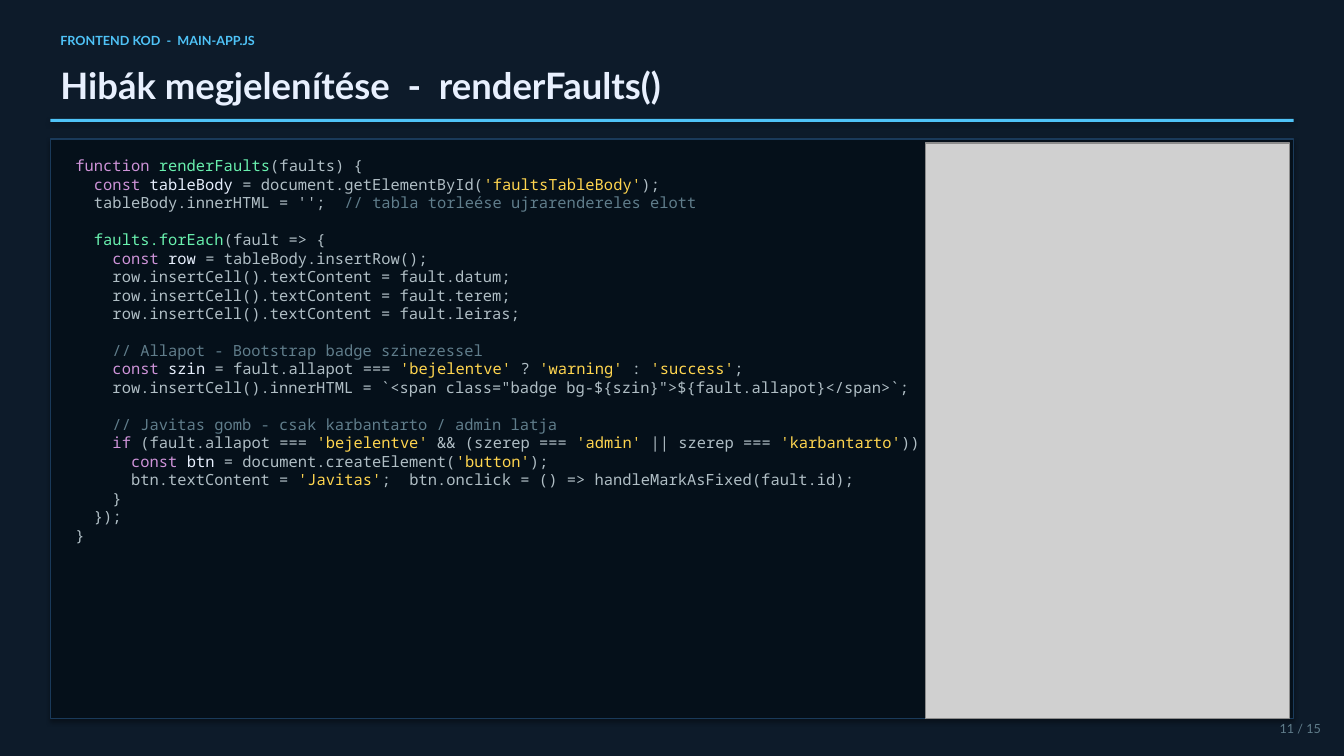
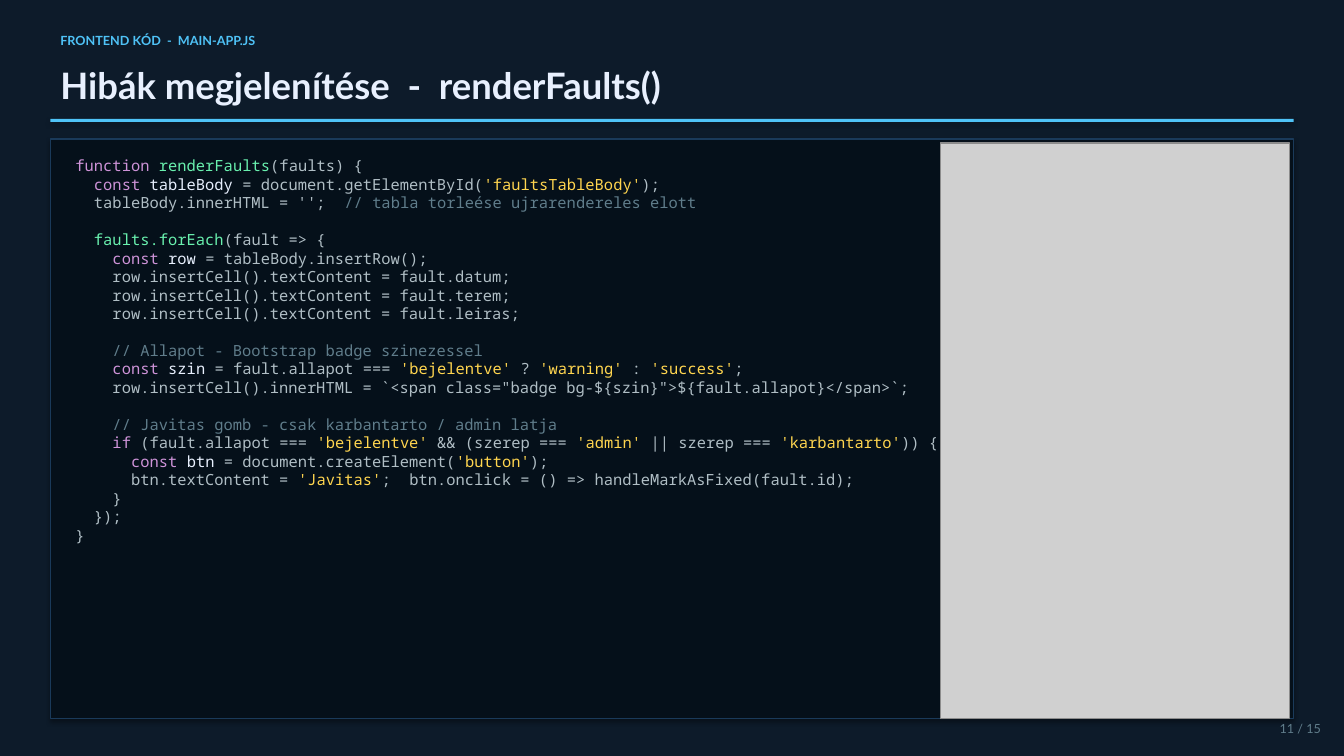
Before and after one commit to GyulaBarnabas/Projektmunka-Hibabejelento, a slide deck: slide 14 of eloadas/Hibabejelento_Prezentacio.pptx (slide 12 before the commit). Drawn at 1344x756 pixels with LibreOffice and Linux fonts; fonts in the diff are those of the drawing; grey boxes stand for pictures. Boxes give left, top, right and bottom in pixels: in the first picture for what was removed or moved away, otherwise in the second. Text is boxed around its words. In the diff, an @@ line names an element or a change of style, - is before the commit and + after.

```diff
--- a/eloadas/Hibabejelento_Prezentacio.pptx
+++ b/eloadas/Hibabejelento_Prezentacio.pptx
@@ text at <box>60,34,255,45</box>: text changed @@
-FRONTEND KOD - MAIN-APP.JS
+FRONTEND KÓD - MAIN-APP.JS
@@ picture: place and size @@
-picture at <box>926,143,1290,719</box>
+picture at <box>940,143,1289,719</box>
```
Also in this commit, not shown: 11 other slides changed, 10 other files.
